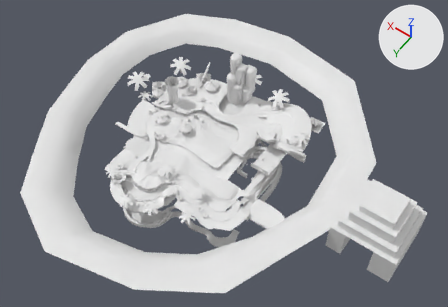
One commit to the Blender file media/trunk/tracks/20_chocolate/jungle.blend: the scene before it, then after it.
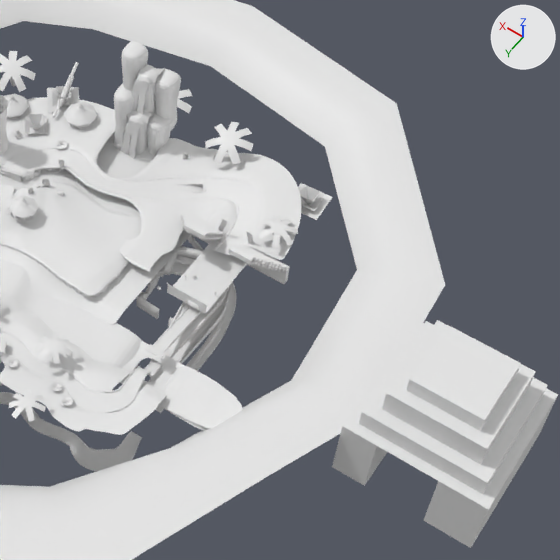
There are two pictures of each version: one whole from a 50 mm lens placed at (-559.0, 757.0, 1396.0), pointed at (72.0, -127.0, 6.0), one close up on the part from 39% to 96% of the width and 11% to 94% of the height. Every picture has the same lights, and +X, +Y and +Z are marked at upper right. The first two pictures are the older version. Materials are left out; every surface is plain grey.

The older version as bpy lines, for what is in view:
```python
me_cube_003 = bpy.data.meshes.new('Cube.003')
me_cube_003.from_pydata(...)  # 12 vertices, 10 faces; spans x -28.0..-15.0, y -1.0..1.0, z -1.0..27.0
me_cube_023 = bpy.data.meshes.new('Cube.023')
me_cube_023.from_pydata(...)  # 96 vertices, 72 faces; spans x 18.0..80.0, y -1.0..51.0, z -28.0..45.0
me_cube_023.materials.append(mat_stktex_generic_aztekwall_a_png)
me_plane_041 = bpy.data.meshes.new('Plane.041')
me_plane_041.from_pydata(...)  # 504 vertices, 328 faces; spans x -16.9..14.3, y 5.8..52.6, z -74.4..1.0
me_plane_041.polygons.foreach_set('use_smooth', [True] * 328)
me_plane_041.materials.append(mat_monumentwater3_png)
ob_cube_007 = bpy.data.objects.new('Cube.007', me_cube_003)
ob_cube_007.location = (-44.0, -247.0, 19.0)
_m = ob_cube_007.modifiers.new('Mirror', 'MIRROR')
_m = ob_cube_007.modifiers.new('EdgeSplit', 'EDGE_SPLIT')
_m.split_angle = 0.00914
ob_cube_015 = bpy.data.objects.new('Cube.015', me_cube_023)
ob_cube_015.location = (-44.0, -247.0, 19.0)
_m = ob_cube_015.modifiers.new('Mirror', 'MIRROR')
ob_plane_035 = bpy.data.objects.new('Plane.035', me_plane_041)
ob_plane_035.location = (159.0, -369.0, 136.0)
# also in view: 'Mesh' at (206.0, -121.0, 35.0); 'BezierCurve.031' at (111.0, -247.0, 17.0); 'BezierCurve.015' at (135.0, -233.0, 19.0); 'Plane.030' at (-44.0, -185.0, 17.0); 'BorderRock.001' at (155.0, -116.0, 10.0)
```
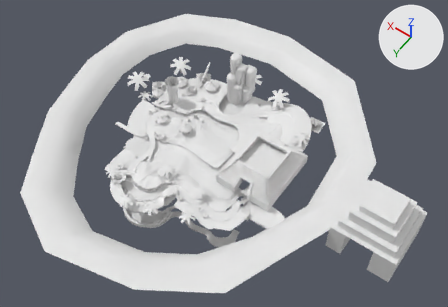
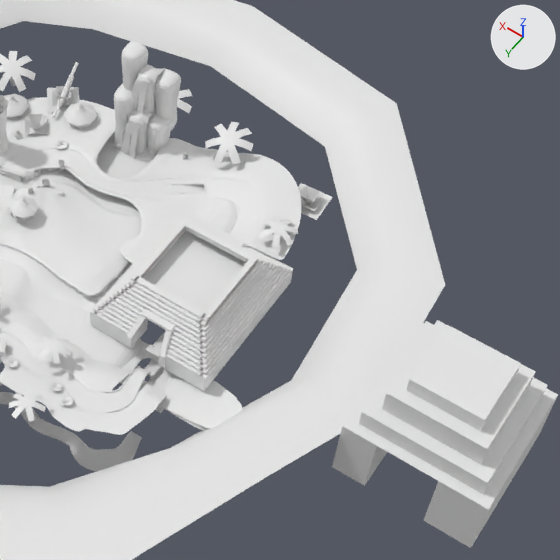
What differs and where, as boxes (x1, y1, x2, y2) in the close-ups (560 x 560 px):
'Cube.015', reshaped (85% wider, 147% taller)
    before: (181, 211, 290, 284)
    after: (90, 209, 293, 391)
'Cube.007', reshaped, moved
    before: (218, 218, 254, 245)
    after: (126, 227, 252, 368)
'Cube.016', added
    after: (94, 276, 206, 388)
part 1 of me_cube_003, added
    after: (126, 308, 175, 368)
part 2 of me_cube_003, built on
    before: (218, 218, 254, 245)
    after: (143, 227, 252, 313)
'Plane.030', unchanged, covered by the edit
    before: (167, 240, 247, 314)

Edits to the bpy script that builds the scene:
```text
Change me_cube_003:
    used by ob_cube_007; location = (-44.0, -247.0, 19.0)
    remove me_cube_003.from_pydata(...)  # 12 vertices, 10 faces; spans x -28.0..-15.0, y -1.0..1.0, z -1.0..27.0
    add me_cube_003.from_pydata(...)  # 51 vertices, 39 faces; spans x -59.0..0.0, y -1.0..208.0, z -22.0..27.0
    me_cube_003 part 1: a new loose piece of 20 vertices spanning x -28.0..0.0, y 172.0..208.0, z -22.0..27.0
    me_cube_003 part 2: 10 vertices removed from x -28.0..-15.0, y -1.0..1.0, z -1.0..27.0; 29 vertices added at x -59.0..0.0, y -1.0..178.0, z -22.0..27.0
Change me_cube_023:
    used by ob_cube_015; location = (-44.0, -247.0, 19.0)
    remove me_cube_023.from_pydata(...)  # 96 vertices, 72 faces; spans x 18.0..80.0, y -1.0..51.0, z -28.0..45.0
    add me_cube_023.from_pydata(...)  # 192 vertices, 168 faces; spans x 0.0..85.0, y -1.0..203.0, z -28.0..45.0
    me_cube_023 part 3: 87 vertices removed from x 18.0..80.0, y -1.0..51.0, z -28.0..45.0; 183 vertices added at x 0.0..85.0, y -1.0..203.0, z -28.0..45.0
Add me_cube_022_1:
    me_cube_022_1.from_pydata(...)  # 96 vertices, 72 faces; spans x 0.0..80.0, y -1.0..51.0, z -28.0..45.0
Change ob_cube_007:
    ob_cube_007.location: (-44.0, -247.0, 19.0) -> (-44.0, -249.0, 19.0)
Add ob_cube_016:
    ob_cube_016 = bpy.data.objects.new('Cube.016', me_cube_022_1)
    ob_cube_016.location = (-44.0, -45.0, 19.0)
    ob_cube_016.rotation_euler = (0.0, 0.0, -3.142)  # degrees (0, 0, -180)
    _m = ob_cube_016.modifiers.new('Mirror', 'MIRROR')
    _m = ob_cube_016.modifiers.new('EdgeSplit', 'EDGE_SPLIT')
```
